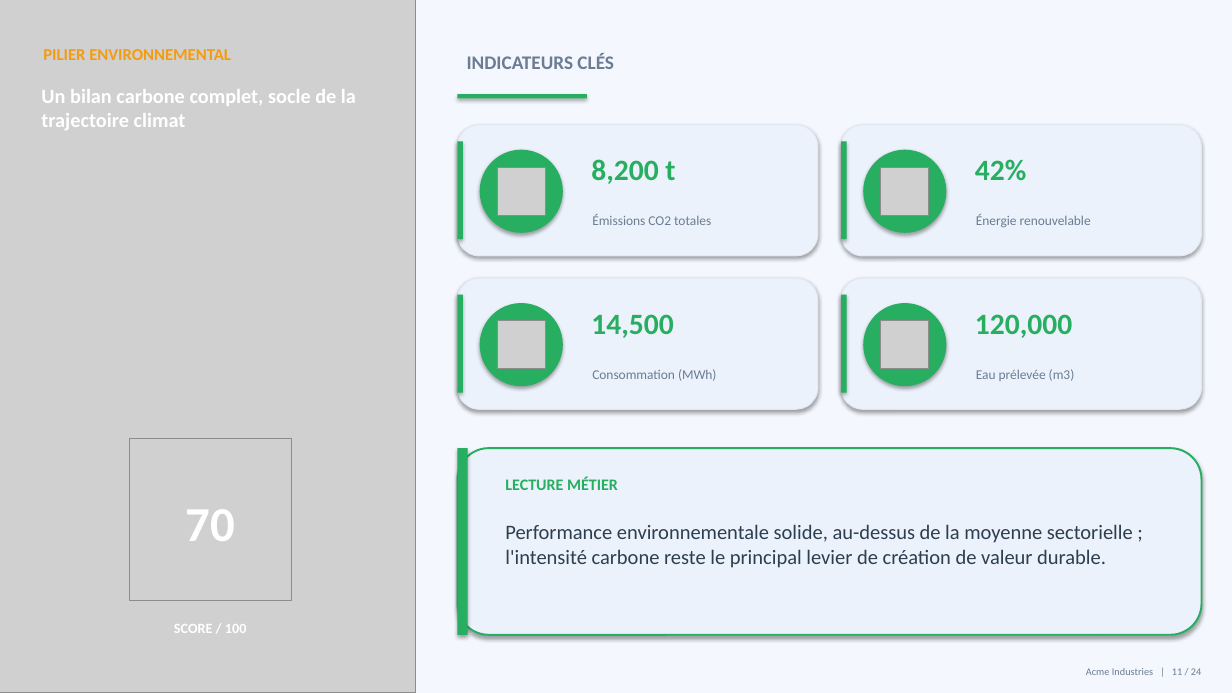
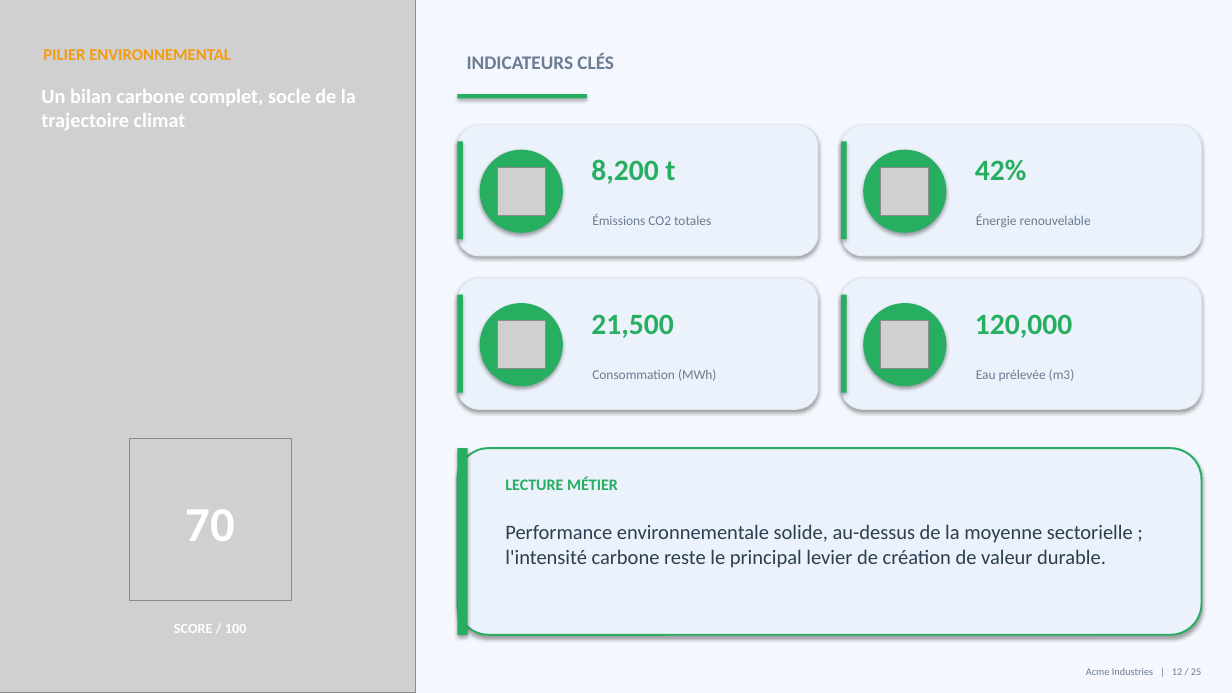
Before and after one commit to mehdiarrais-bot/Ethereal-ESG, a slide deck: slide 12 of examples/Presentation.pptx (slide 11 before the commit). Drawn at 1232x693 pixels with LibreOffice and Linux fonts; fonts in the diff are those of the drawing; grey boxes stand for pictures. Boxes give left, top, right and bottom in pixels: in the first picture for what was removed or moved away, otherwise in the second. Text is boxed around its words. In the diff, an @@ line names an element or a change of style, - is before the commit and + after.

```diff
--- a/examples/Presentation.pptx
+++ b/examples/Presentation.pptx
@@ text at [591,314,673,338]: text changed @@
-14,500
+21,500
@@ text at [1086,668,1201,675]: text changed @@
-Acme Industries | 11 / 24
+Acme Industries | 12 / 25
```
Also in this commit, not shown: 23 other slides changed, 1 slide added, 6 other files.
